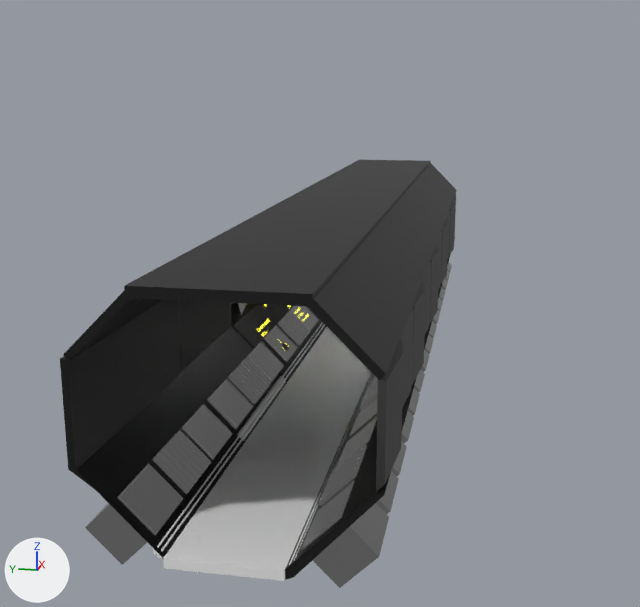
A saved change to the glTF model Portfolio 2.0 English.glb.
Both versions are drawn from a 50 mm lens placed at (-309.0, -52.0, 85.0), pointed at (-2.0, 10.0, 8.0). Arrows for +X, +Y and +Z are at lower left; the lights stay in place. Where no turn or scale is listed for an object, it has been applied to the vertices.
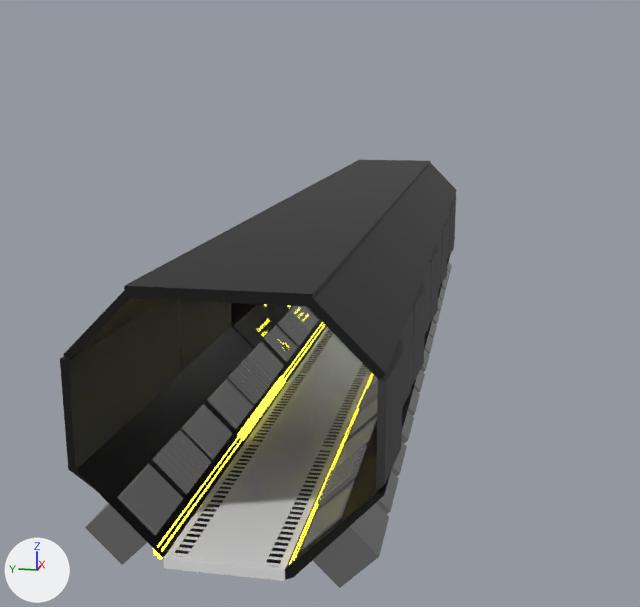
Changed parts and their boxes [x1, y1, x2, y2] in the pictures (640 x 607 px):
'Cube.057', recoloured: [175, 443, 332, 567] in both
'Cube.059', recoloured (grey to yellow): [157, 439, 341, 565] in both
'Cube.024', recoloured (grey to yellow): [240, 371, 372, 447] in both
'Cube.058', recoloured (grey to yellow): [153, 436, 344, 560] in both
'Cube.023', recoloured (grey to yellow): [237, 368, 374, 443] in both
'Cube.008', recoloured: [291, 324, 373, 375] in both
'Cube.007', recoloured: [289, 322, 323, 369] in both
'Cube.010', deleted: before [231, 303, 246, 315]

What changed in the scene script:
```text
Change me_cube_008:
    where me_cube_008.from_pydata(...)  # 192 vertices, 376 faces; spans x -29.7..31.9, y -17.7..13.7, z -10.3..-8.2
    add me_cube_008.materials.append(mat_material_001)  # yellow #faff4c
Change me_cube_009:
    where me_cube_009.from_pydata(...)  # 192 vertices, 376 faces; spans x -29.6..31.9, y -16.8..12.9, z -11.1..-9.0
    add me_cube_009.materials.append(mat_material_001)  # yellow #faff4c
Change me_cube_023:
    where me_cube_023.from_pydata(...)  # 192 vertices, 376 faces; spans x -90.8..-29.2, y -18.1..13.3, z -10.3..-8.2
    add me_cube_023.materials.append(mat_material_001)  # yellow #faff4c
Change me_cube_024:
    where me_cube_024.from_pydata(...)  # 192 vertices, 376 faces; spans x -90.8..-29.2, y -17.2..12.5, z -11.1..-9.0
    add me_cube_024.materials.append(mat_material_001)  # yellow #faff4c
Change me_cube_057:
    where me_cube_057.from_pydata(...)  # 624 vertices, 1240 faces; spans x -151.7..-90.7, y -14.2..8.7, z -12.9..-10.0
    add me_cube_057.materials.append(mat_material_002)  # black #000000
Change me_cube_058:
    where me_cube_058.from_pydata(...)  # 192 vertices, 376 faces; spans x -152.0..-90.4, y -18.5..13.0, z -10.3..-8.2
    add me_cube_058.materials.append(mat_material_001)  # yellow #faff4c
Change me_cube_059:
    where me_cube_059.from_pydata(...)  # 192 vertices, 376 faces; spans x -152.0..-90.4, y -17.6..12.1, z -11.1..-9.0
    add me_cube_059.materials.append(mat_material_001)  # yellow #faff4c
Remove ob_cube_010:
    ob_cube_010 = bpy.data.objects.new('Cube.010', me_cube_011)
    ob_cube_010.location = (0.0, 2.6, 0.0)
```
